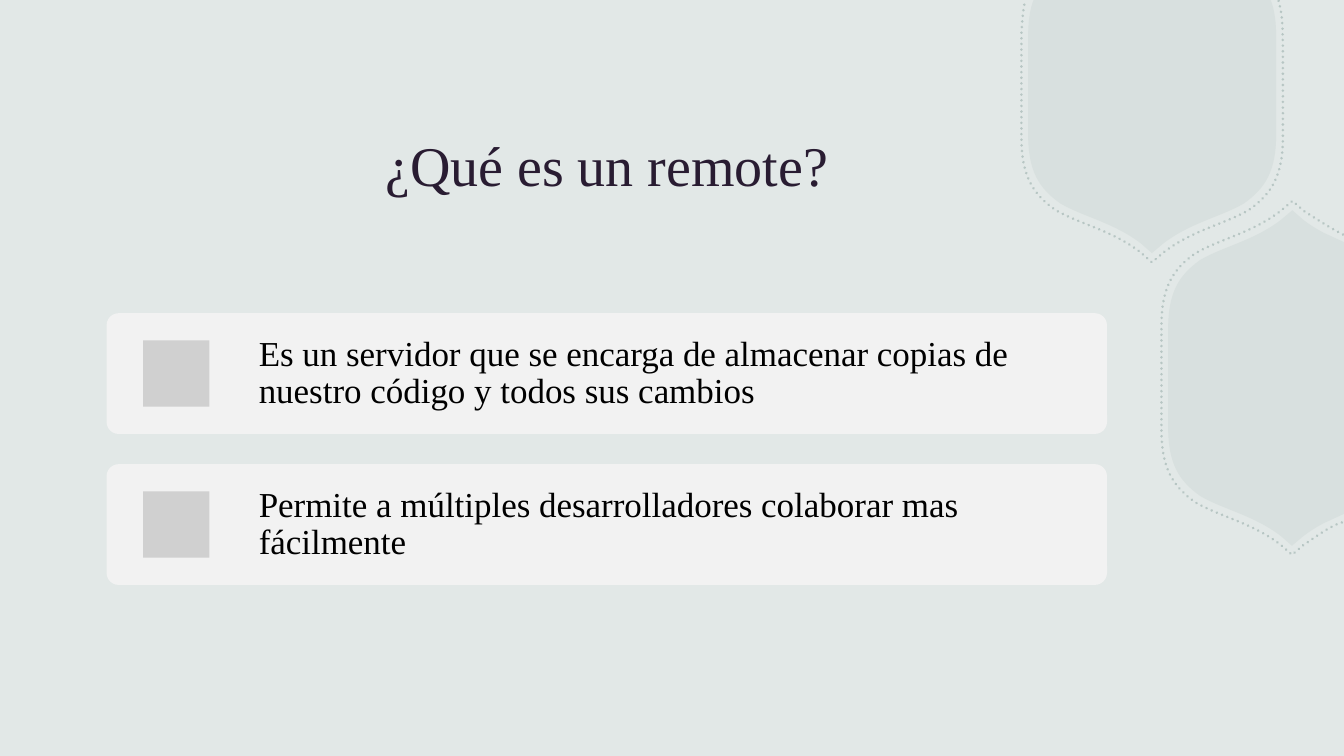
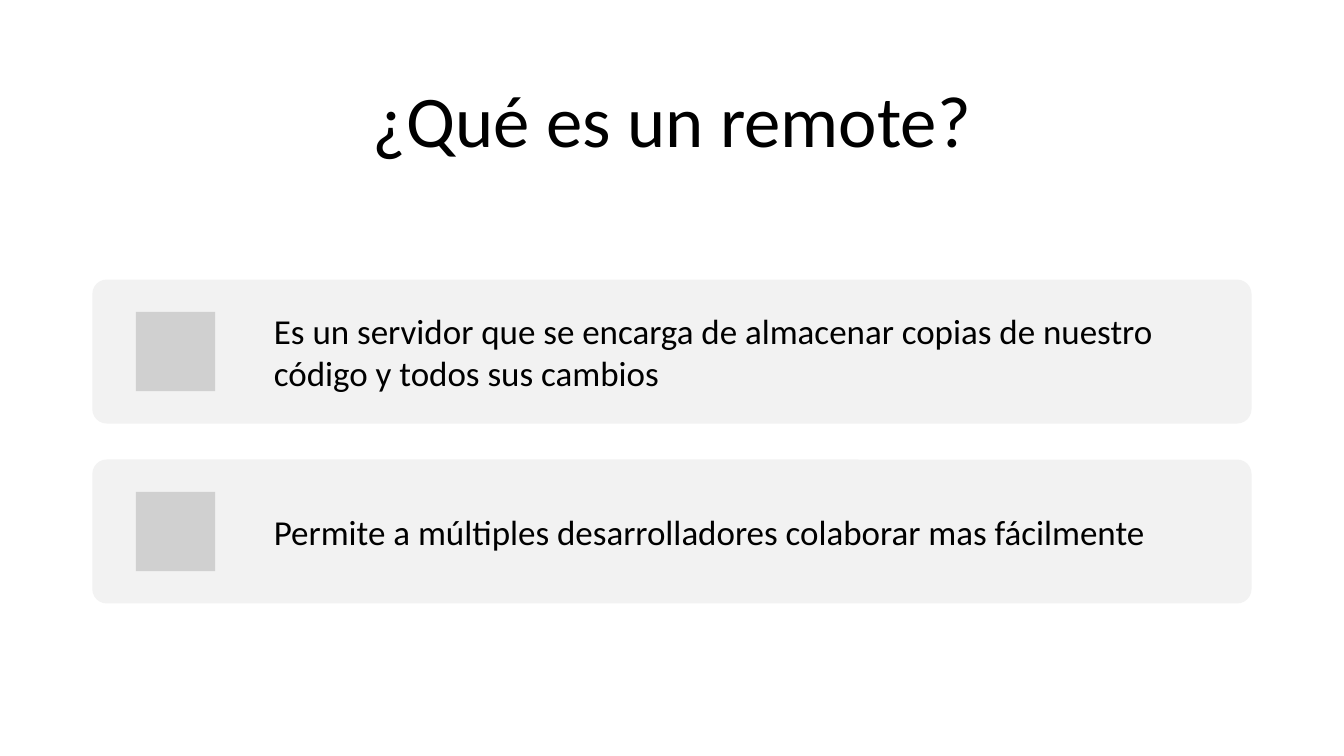
Before and after one commit to mfloresdev/Tutorial-Git, a slide deck: slide 21 of Git & GitHub.pptx. Drawn at 1344x756 pixels with LibreOffice and Linux fonts; fonts in the diff are those of the drawing; grey boxes stand for pictures. Boxes give left, top, right and bottom in pixels: in the first picture for what was removed or moved away, otherwise in the second. Text is boxed around its words. In the diff, an @@ line names an element or a change of style, - is before the commit and + after.

```diff
--- a/Git & GitHub.pptx
+++ b/Git & GitHub.pptx
@@ background #E2E8E7 to #FFFFFF @@
@@ title "¿Qué es un remote?": place and size @@
-title "¿Qué es un remote?" at [385,147,828,197]
+title "¿Qué es un remote?" at [373,97,970,160]
@@ title "¿Qué es un remote?" at [373,97,970,160]: size 40 to 52 pt, font Times New Roman to Calibri, text colour #291C32 to #000000; line spacing 1 to 0.9 @@
@@ group removed at [1021,0,1344,555]: 4 freeform shapes @@
@@ rounded rectangle: place and size @@
-rounded rectangle at [107,314,1108,435]
+rounded rectangle at [93,279,1252,423]
@@ text "Es un servidor que se ..." at [274,319,1152,392]: font Times New Roman to Calibri; line spacing 0.9 to 1 @@
@@ text "Es un servidor que se ...": place and size @@
-text "Es un servidor que se ..." at [259,341,1008,411]
+text "Es un servidor que se ..." at [274,319,1152,392]
@@ picture added at [136,312,216,391] @@
@@ picture removed at [143,341,210,407] @@
@@ rounded rectangle: place and size @@
-rounded rectangle at [107,464,1108,585]
+rounded rectangle at [93,460,1252,604]
@@ text "Permite a múltiples desarrolladores colaborar ...": place and size @@
-text "Permite a múltiples desarrolladores colaborar ..." at [259,492,958,555]
+text "Permite a múltiples desarrolladores colaborar ..." at [274,520,1145,551]
@@ text "Permite a múltiples desarrolladores colaborar ..." at [274,520,1145,551]: font Times New Roman to Calibri; line spacing 0.9 to 1 @@
@@ picture: place and size @@
-picture at [143,491,210,558]
+picture at [136,492,216,572]
```
Also in this commit, not shown: 20 other slides changed, 19 slides added, 18 slides removed.
